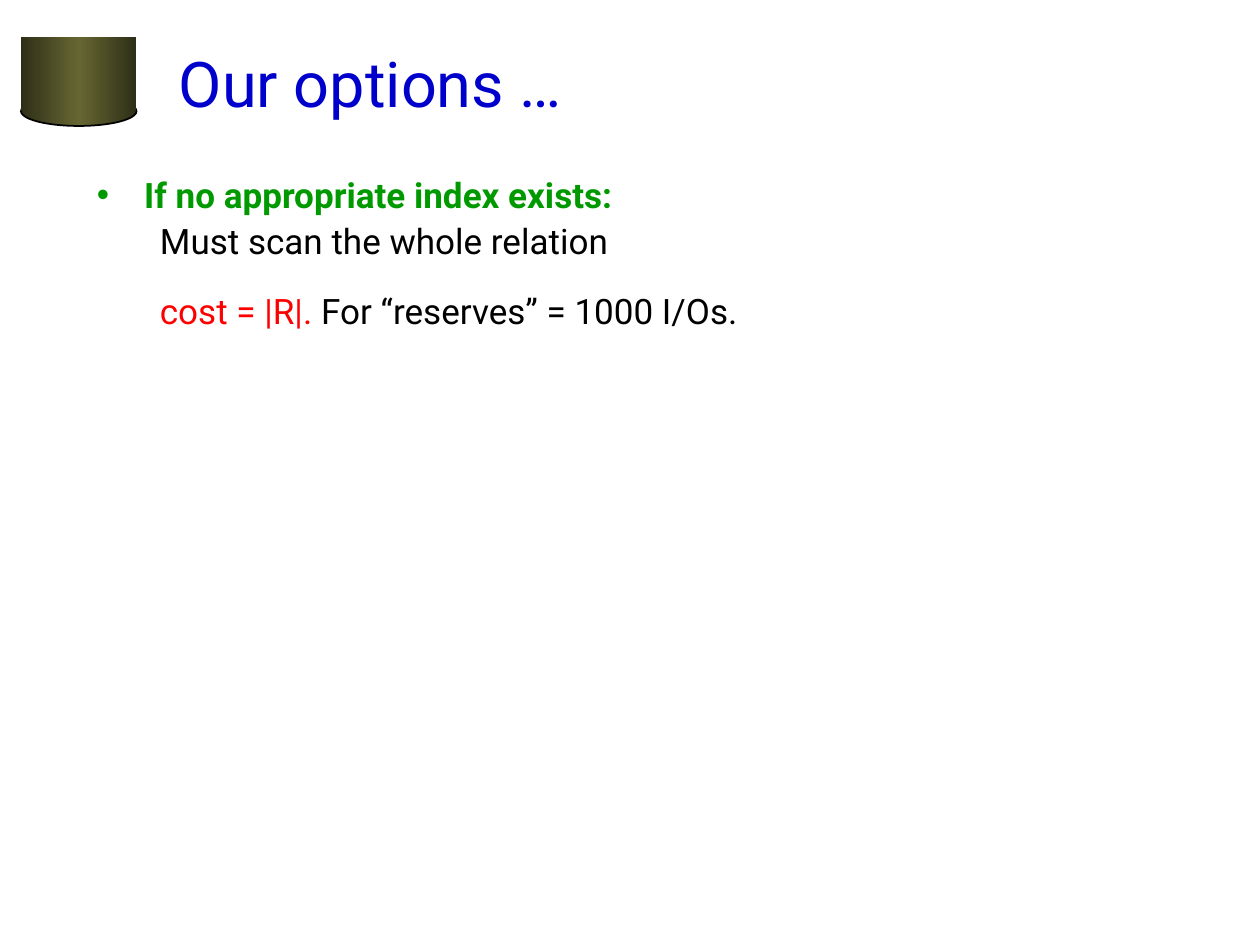
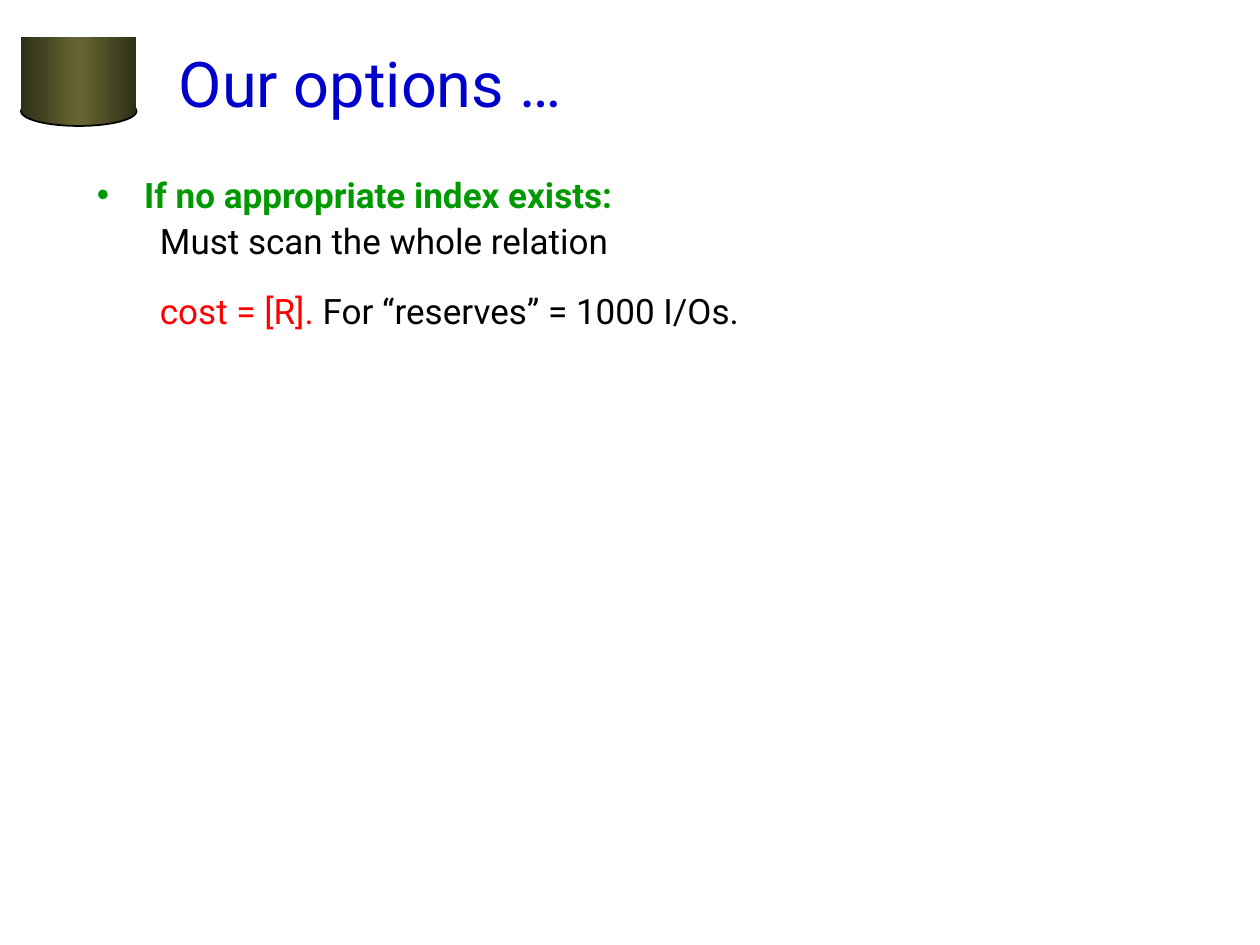
Before and after one commit to jhellerstein/cs186-07, a slide deck: slide 9 of lecs/13-QP1.ppt. Drawn at 1260x945 pixels with LibreOffice and Linux fonts; fonts in the diff are those of the drawing; background and template pictures are left out. Boxes give left, top, right and bottom in pixels: in the first picture for what was removed or moved away, otherwise in the second. Text is boxed around its words. In the diff, an @@ line names an element or a change of style, - is before the commit and + after.

```diff
--- a/lecs/13-QP1.ppt
+++ b/lecs/13-QP1.ppt
@@ text at bbox=[160, 295, 738, 330]: text changed @@
-  cost = |R|. For “reserves” = 1000 I/Os.
+  cost = [R]. For “reserves” = 1000 I/Os.
```
Also in this commit, not shown: 7 other slides changed, 1 other file.
